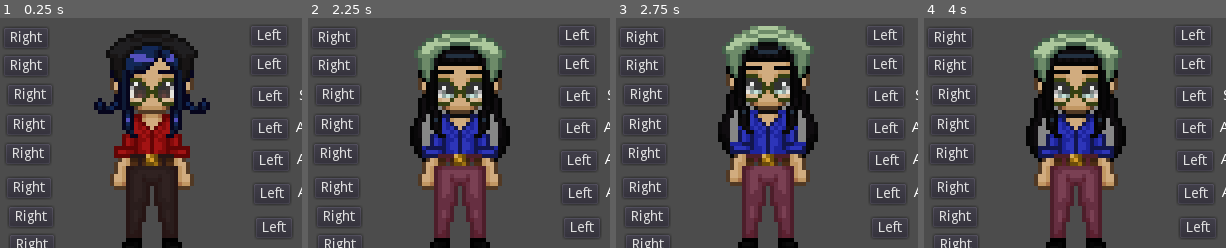
Above: before the commit, frames 1-4 (left to right).
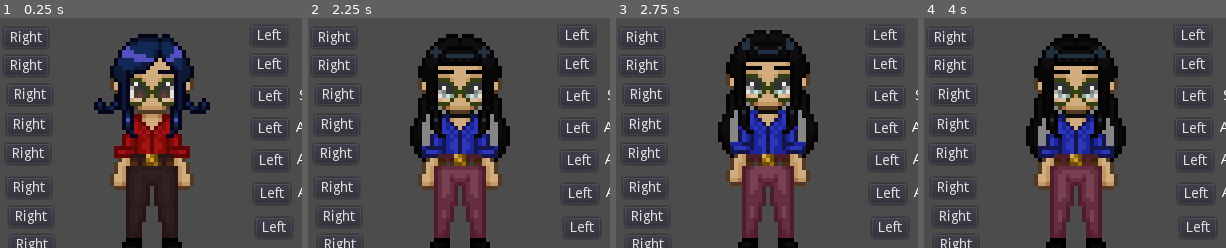
Above: after the commit, the same moments.

Repository: Bronsky91/godwood
Game: Godot game, scene res://Scenes/Menu.tscn
The game is run twice, just before and just after one commit, with the same random seed, the same clock (stepped at 60 frames per second) and the same inputs.
Inputs (mouse positions are % of the whole screen's width and height, from its top left):
- Up to frame 1 (0.25 s): no input
- Up to frame 2 (2.25 s): click (32, 4) at 0.52 s; type "Alex" at 0.6 s; click (83, 4) at 0.75 s; type "Alex" at 0.83 s; click "Random" at 1.25 s; click "B" at 2 s
- Up to frame 3 (2.75 s): no input
- Up to frame 4 (4 s): click "G" at 2.75 s; click "Left" at 3.5 s
The pictures show only the part of the screen within x 26-76%, y 23-73%; the shares and areas given below are measured in that part.

The runs differ from the first frame. In frame 1, 2.6% of the frame differs, in the area x 35-66%, y 5-28%; in frame 2, 2.4%; in frame 3, 2.8%, in the area x 36-65%, y 3-27%; in frame 4, 2.4%.
Error in both runs: Invalid get index 'body' (on base: 'Dictionary'). (res://Scripts/CharacterCreation.gd:121)

Commit message:
Not forced to wear glasses

Diff:
--- a/Scripts/CharacterCreation.gd
+++ b/Scripts/CharacterCreation.gd
@@ -102,7 +102,7 @@
 		var random_sprite = random_asset(sprite_folder_path+"/"+folder, "Idle")
 		if random_sprite == "": # No assets in the folder yet continue to next folder
 			continue
-		if "000" in random_sprite: # Prevent some empty sprite sheets
+		if "000" in random_sprite and not "Accessory" in random_sprite: # Prevent some empty sprite sheets
 			if folder == "Hair A" and "Hair" in random_sprite: # If main hair is bald, leave rest of hair
 				continue
 			if "Top" in folder or "Bottom" or folder: # If no top or no bottom was returned, dont set the texture
